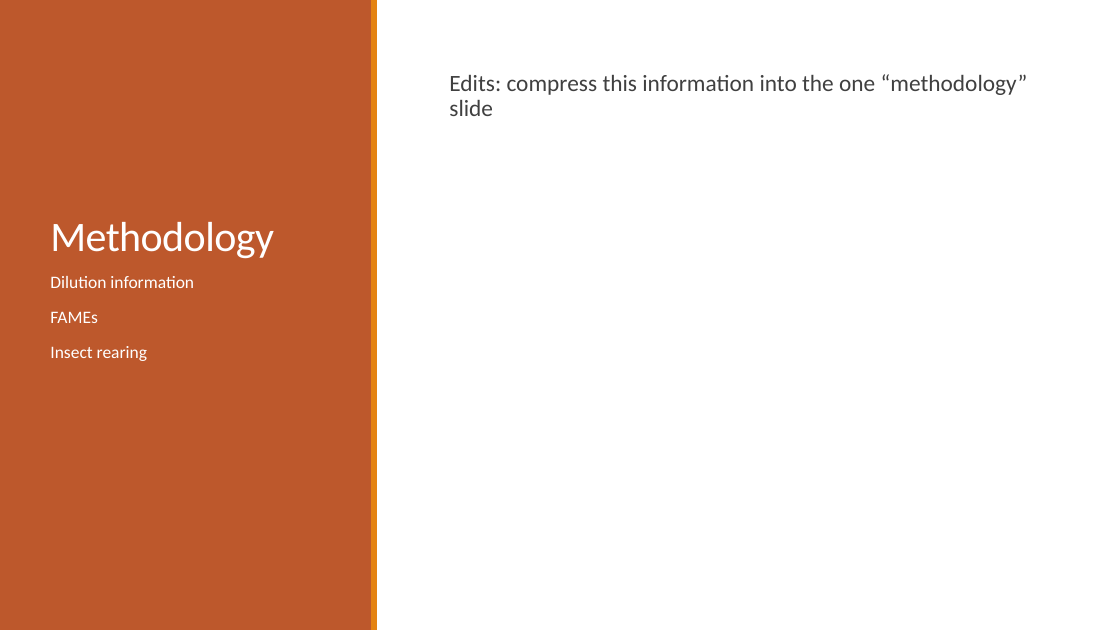
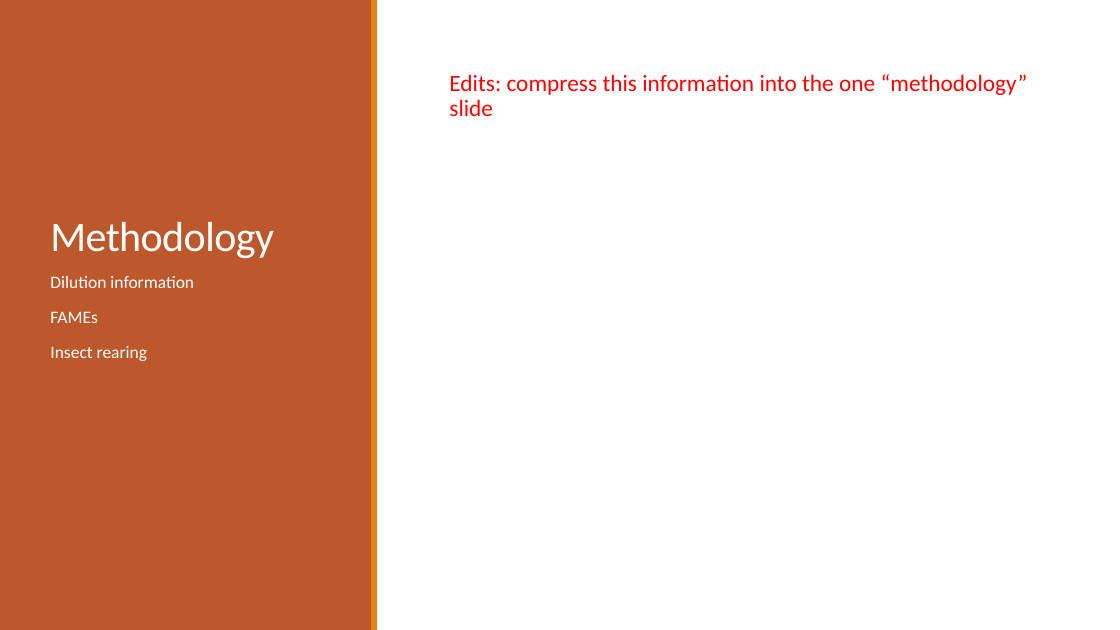
Before and after one commit to jamestbrown5/2018_Undergrad-Summer-Project, a slide deck: slide 6 of Documents/Summer Project Presentation.pptx. Drawn at 1120x630 pixels with LibreOffice and Linux fonts; fonts in the diff are those of the drawing. Boxes give left, top, right and bottom in pixels: in the first picture for what was removed or moved away, otherwise in the second. Text is boxed around its words. In the diff, an @@ line names an element or a change of style, - is before the commit and + after.

```diff
--- a/Documents/Summer Project Presentation.pptx
+++ b/Documents/Summer Project Presentation.pptx
@@ text "Edits: compress this information into ..." at (449, 74, 1028, 116): text colour #404040 to #FF0000 @@
```
Also in this commit, not shown: 8 other slides changed.
